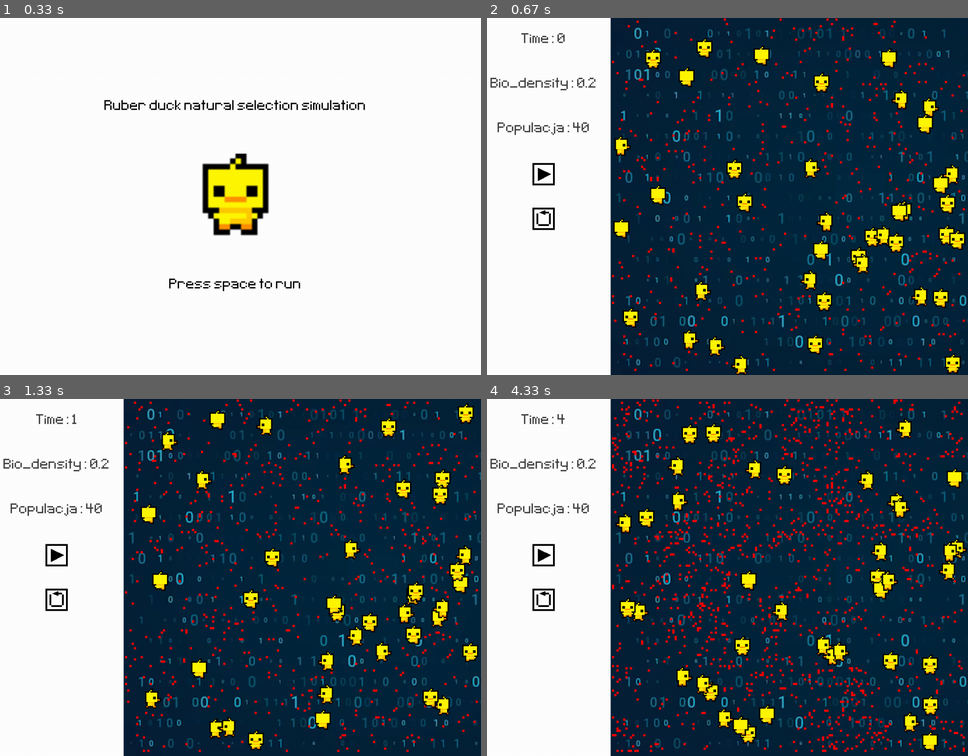
Above: before the commit, frames 1-4 (two rows, left to right).
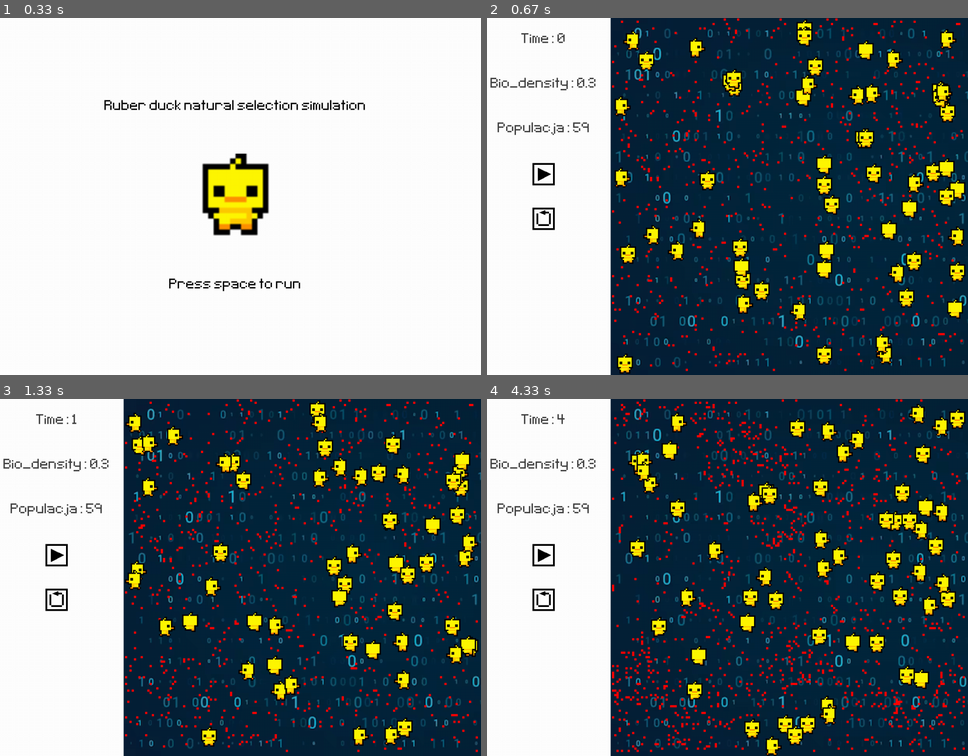
Above: after the commit, the same moments.

Repository: D4S1/Kaczucho-symulacja
Game: pygame game, started from pygame-simulation/simulation.py
Same seed, same stepped clock (60 frames per second), same inputs: the game is played once before the commit and once after it.
Inputs:
- Up to frame 1 (0.33 s): no input
- Up to frame 2 (0.67 s): tap Space at 0.33 s
- Up to frame 3 (1.33 s): tap Space at 0.67, 1 s
- Up to frame 4 (4.33 s): no input

Frame 1 is identical in both runs. In frame 2, 13% of the frame differs, in the area x 17-100%, y 0-100%; in frame 3, 14%; in frame 4, 18%.

Commit message:
wstępna implementacja rozmnażania i rysowania wykresu

Diff:
--- a/pygame-simulation/duck.py
+++ b/pygame-simulation/duck.py
@@ -1,18 +1,29 @@
 import pygame
+import math
 from random import randint, choice, random
 
 
 class Duck(pygame.sprite.Sprite):
 
-    def __init__(self, name, speed, energy, x, y):
+    def __init__(self, name, speed, sense, energy, x, y, group):
         super().__init__()
 
         # PARAMETRY ORGANIZMU
         self.name = name
 
         self.speed = speed
-        self.sense = 1
+        self.sense = sense
         self.energy = energy
+        self.group = group
+
+        # Koszt energii na 1 krok
+        self.step_energy_cost = self.speed**2 + (self.sense / 0.5)
+
+        # Koszt energii na rozmnażanie
+        self.reproduction_energy_cost = 40 * self.step_energy_cost
+
+        # Prawdopodobieństwo, że zajdzie mutacja przy rozmnażaniu
+        self.mutation_probability = 0.5
 
         # Prawdopodobieńśtwo, że kaczucha zmieni kierunek
         self.change_dir_probability = 0.3
@@ -95,7 +106,45 @@
         kaczucha umiera.
         energy = enrgy - (speed^2 * sense)
         '''
-        self.energy -= self.speed**2 * (self.sense / 0.5)
+        self.energy -= self.step_energy_cost
+
+    def mutate(self):
+        speed = self.speed
+        sense = self.sense
+
+        if random() < self.mutation_probability:
+            if speed <= 1 or random() >= 0.5:
+                speed += math.ceil(0.1 * speed)
+            else:
+                speed -= math.ceil(0.1 * speed)
+
+            if sense <= 1 or random() >= 0.5:
+                sense += 1
+            else:
+                sense -= 1
+
+        return speed, sense
+
+    def reproduce(self):
+        """
+        funkcja rozmnażająca kaczki
+        warto się zastanowić nad energią graniczną wymaganą do rozmnażania,
+        energią zużywaną na rozmnażanie i energią nadawaną dzieciom
+        """
+        if self.energy >= 5 * self.reproduction_energy_cost:
+            self.energy -= self.reproduction_energy_cost
+            speed, sense = self.mutate()
+            self.group.add(
+                Duck(
+                    name=f"Kaczucha",
+                    speed=speed,
+                    sense=sense,
+                    energy=4 * self.reproduction_energy_cost,
+                    x=self.rect.x,
+                    y=self.rect.y,
+                    group=self.group
+                )
+            )
 
     def eat(self):
         self.energy += 100
@@ -107,4 +156,5 @@
     def update(self, menu_width, screen_size):
         self.move(menu_width, screen_size)
         self.energy_lost()
+        self.reproduce()
         self.alive()
--- a/pygame-simulation/simulation.py
+++ b/pygame-simulation/simulation.py
@@ -1,6 +1,8 @@
 import pygame
 from sys import exit
 from random import randint, randrange
+from collections import Counter
+import matplotlib.pyplot as plt
 
 from duck import Duck
 from food import Food
@@ -42,6 +44,29 @@
             duck.eat()
 
 
+# === GRAPH ===
+
+def draw_population_graph(ax, group):
+    """
+    Funkcja rysuje wykres.
+    Promień koła odpowiada liczbie kaczek o danych atryburach.
+    :param ax:
+    :param group:
+    :return:
+    """
+    x = [duck.speed for duck in group]
+    y = [duck.sense for duck in group]
+    count = Counter(zip(x, y))
+    size = [50 * count[(x1, y1)] for x1, y1 in zip(x, y)]
+    ax.clear()
+    ax.set(xlim=(0, 15), ylim=(0, 10), xlabel="speed", ylabel="sense", title="Populacja kaczek")
+    ax.set_xlim(0, 15)
+    ax.set_ylim(0, 10)
+    ax.scatter(x, y, s=size)
+    plt.show(block=False)
+    plt.pause(1./30)
+
+
 def main(population, bio_density):
 
     def generate_food(size: int) -> object:
@@ -71,11 +96,13 @@
         for i in range(number):
             ducks.add(
                 Duck(
-                    name = f"Kaczucha no {i}",
-                    speed = randint(4, 8),
-                    energy = 15000,
-                    x = randint(width, width + height),
-                    y = randint(1, height)
+                    name=f"Kaczucha no {i}",
+                    speed=randint(7, 12),
+                    sense=randint(1, 5),
+                    energy=15000,
+                    x=randint(width, width + height),
+                    y=randint(1, height),
+                    group=ducks
                 )
             )
 
@@ -125,6 +152,9 @@
     # generowanie losowe jedzenia
     bugs = pygame.sprite.Group()
     new_food(20) # Początkowe jedzenie const = 20
+
+    # deklaracja wykresu
+    fig, ax = plt.subplots()
 
     running = False
     pause = False
@@ -156,6 +186,9 @@
             screen.blit(play_surf, play_rect)
             screen.blit(restart_surf, restart_rect)
 
+            # wykres
+            draw_population_graph(ax, ducks)
+
             # bugs
             new_food(80)
             bugs.draw(screen)
@@ -185,4 +218,4 @@
     screen_height = 800
     screen_width = menu_width + screen_height
 
-    main(40, 0.2)
+    main(40, 0.3)
Not shown, changed: requirements
